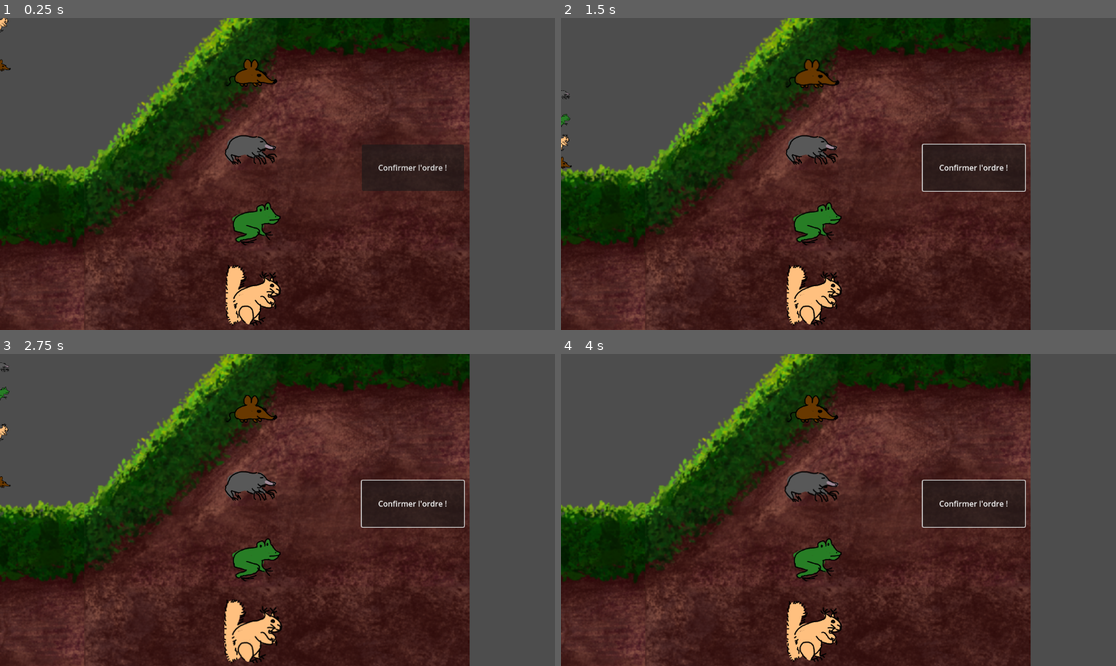
Above: before the commit, frames 1-4 (two rows, left to right).
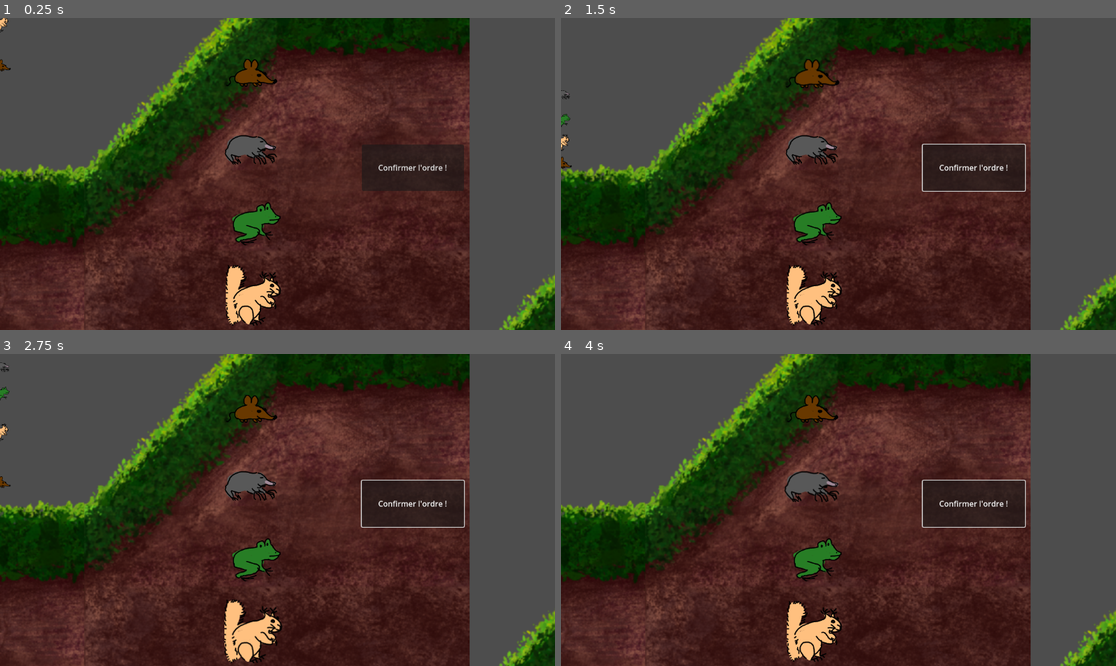
Above: after the commit, the same moments.

Repository: Sammouille/taxi_d_hermy
Game: Godot game, scene res://test_platforms.tscn
Same seed, same stepped clock (60 frames per second), same inputs: the game is played once before the commit and once after it. The project has no main scene, so this scene is started directly.
Inputs (mouse positions are in pixels of both pictures, inside the frame that each line leads up to):
- Up to frame 1 (0.25 s): no input
- Up to frame 2 (1.5 s): click "Confirmer l'ordre !" at 0.5 s; move the mouse to (810, 64) at 1.27 s; hold W (haut) from 1.28 s (still down); hold Tab (choisis) from 1.28 s (still down)
- Up to frame 3 (2.75 s): keep holding W (haut); tap Space (saut) at 1.52, 2.27 s; move the mouse to (255, 641) at 2.02 s; release Tab (choisis) at 2.03 s; click (255, 641) at 2.1 s
- Up to frame 4 (4 s): move the mouse to (810, 559) at 2.77 s; release W (haut) at 2.78 s; hold A (gauche) 2.78-3.53 s; tap D (merde) at 2.85 s; tap Enter at 3.5 s; move the mouse to (810, 478) at 3.52 s; hold W (haut) from 3.53 s (still down); tap F (sifflet) at 3.6 s; tap Space (saut) at 3.77 s

The runs differ from the first frame. In frame 1, 0.9% of the frame differs, in the area x 89-100%, y 82-100%; in frame 2, 0.9%; in frame 3, 0.9%; in frame 4, 0.9%.
Error in both runs: Invalid access to property or key 'nb_order' on a base object of type 'Nil'. (res://proto_pile/ui/ordre_drop_animaux.gd:19)

Commit message:
grossir et reduire

Diff:
--- a/le-taxi-d'hermy/project.godot
+++ b/le-taxi-d'hermy/project.godot
@@ -83,3 +83,13 @@
 "events": [Object(InputEventKey,"resource_local_to_scene":false,"resource_name":"","device":-1,"window_id":0,"alt_press …(195 unchanged characters)…
 ]
 }
+grossir={
+"deadzone": 0.2,
+"events": [Object(InputEventKey,"resource_local_to_scene":false,"resource_name":"","device":-1,"window_id":0,"alt_pressed":false,"shift_pressed":false,"ctrl_pressed":false,"meta_pressed":false,"pressed":false,"keycode":0,"physical_keycode":4194437,"key_label":0,"unicode":43,"location":0,"echo":false,"script":null)
+]
+}
+reduire={
+"deadzone": 0.2,
+"events": [Object(InputEventKey,"resource_local_to_scene":false,"resource_name":"","device":-1,"window_id":0,"alt_pressed":false,"shift_pressed":false,"ctrl_pressed":false,"meta_pressed":false,"pressed":false,"keycode":0,"physical_keycode":4194435,"key_label":0,"unicode":45,"location":0,"echo":false,"script":null)
+]
+}
--- a/le-taxi-d'hermy/proto_stances/playedAnimal.gd
+++ b/le-taxi-d'hermy/proto_stances/playedAnimal.gd
@@ -21,7 +21,7 @@
 var va_passer:= false
 
 func _ready() -> void:
-	gravite = get_tree().root.get_child(0).gravite
+	gravite = get_tree().root.get_child(2).gravite
 	transformationAnimale()
 
 func lacherAnimal(index: int):
@@ -100,6 +100,13 @@
 	elif Input.is_action_just_pressed("sifflet") and is_on_floor():
 		recupereAnimal()
 
+	if Input.is_action_pressed("grossir"):
+		scale *= 1.1
+		print(scale)
+	elif Input.is_action_pressed("reduire"):
+		scale *= 0.9
+		print(scale)
+
 func _physics_process(delta: float) -> void:
 	var mur:= 0
 	if is_on_wall():
--- a/le-taxi-d'hermy/proto_stances/unplayedAnimal.gd
+++ b/le-taxi-d'hermy/proto_stances/unplayedAnimal.gd
@@ -14,7 +14,7 @@
 var gravite: float
 
 func _ready() -> void:
-	gravite = get_tree().root.get_child(0).gravite
+	gravite = get_tree().root.get_child(2).gravite
 	transformationAnimale()
 
 func _unhandled_input(event: InputEvent) -> void:
--- a/le-taxi-d'hermy/test_platforms.tscn
+++ b/le-taxi-d'hermy/test_platforms.tscn
@@ -32,6 +32,6 @@
 position = Vector2(-625, 703)
 tile_set = SubResource("TileSet_wtljv")
 format = 2
-layer_0/tile_data = PackedInt32Array(1900565, 1572864, 30, 1 …(809 unchanged characters)… 65540, 1, 3, 65540, 1, -131069, 65540, 0)
+layer_0/tile_data = PackedInt32Array(1900565, 1572864, 30, 1 …(809 unchanged characters)… 65540, 1, 3, 65540, 1, -131069, 65540, 0, -65532, 4, 0, -131067, 4, 0, -196602, 4, 0, -65531, 4, 1, -131066, 4, 1, -2, 65540, 0, 65534, 65540, 1)
 
 [node name="Animal_Pile" parent="." instance=ExtResource("3_tp0fj")]
